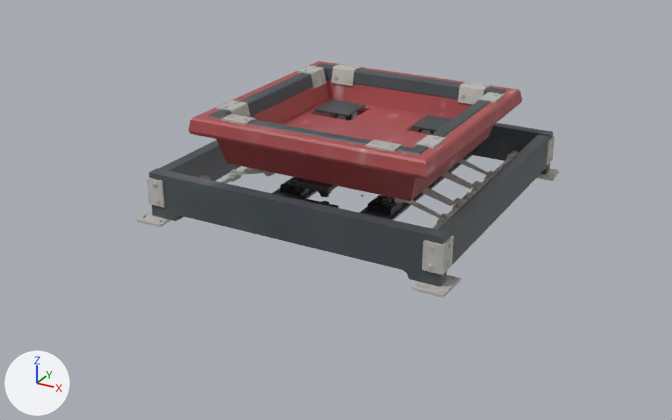
The Blender file models/editor/retro/floor_button/cube_button.blend: old version first, new version second.
The view is the same before and after, from a 50 mm camera at (99.0, -193.7, 90.9) aimed at (-2.9, -8.5, -1.7). Lighting does not change. The marker at lower left points along +X, +Y and +Z. Mesh edges are drawn as thin lines on the coarser meshes.

In view in the first picture: 'cube_button_ref'.
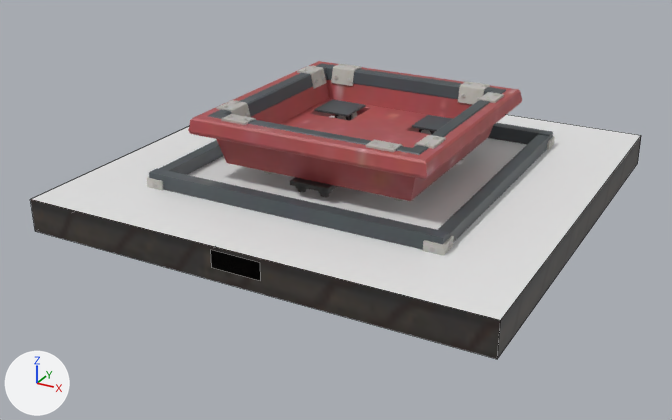
What changed in the scene script:
```text
Add mat_black_white_unlit:
    mat_black_white_unlit = principled_material('black_white_unlit')
    mat_black_white_unlit.base_color = (0.8, 0.8, 0.8)  # white #e7e7e7
    mat_black_white_unlit.roughness = 0.4
Add me_plane:
    me_plane.from_pydata(...)  # 20 vertices, 11 faces; spans x -56.0..56.0, y -56.0..56.0, z 0.0..8.0
    # faces by material slot: [10, 1]
    me_plane.materials.append(mat_floor_button)  # picture img_floor_button_editor_png
    me_plane.materials.append(mat_black_white_unlit)  # its picture is missing
Add ob_base_50s:
    ob_base_50s = bpy.data.objects.new('base_50s', me_plane)
    ob_base_50s.location = (0.0, 0.0, 0.0)
```

Location of each change, (x1, y1, x2, y2) in pixels of the pictures (672 x 420 px):
'base_50s', added: after (31, 114, 641, 359)
    faces in mat_black_white_unlit (its picture is missing): (32, 114, 641, 320)
    faces in mat_floor_button (picture img_floor_button_editor_png): (31, 137, 641, 359)
